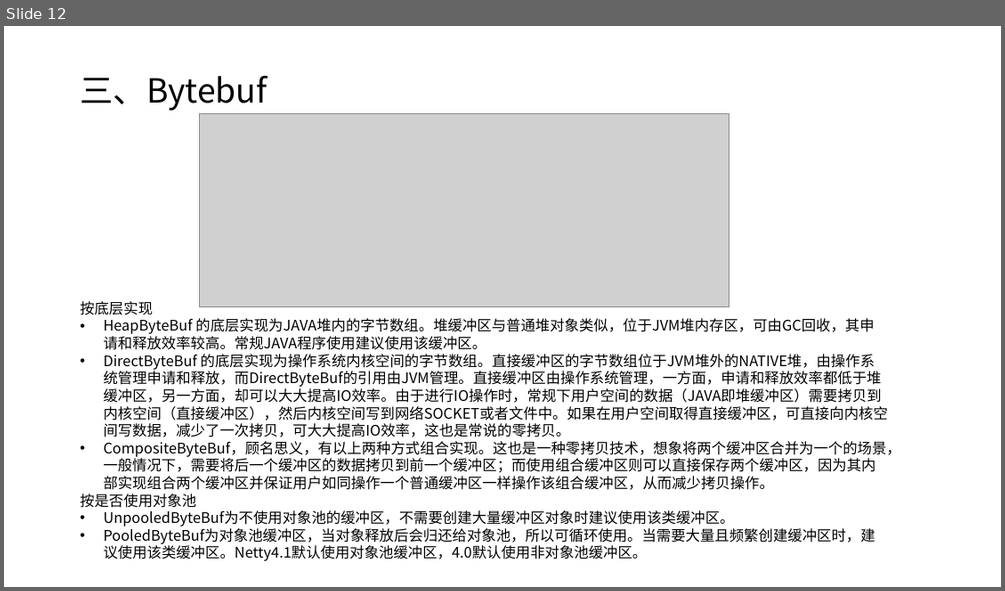
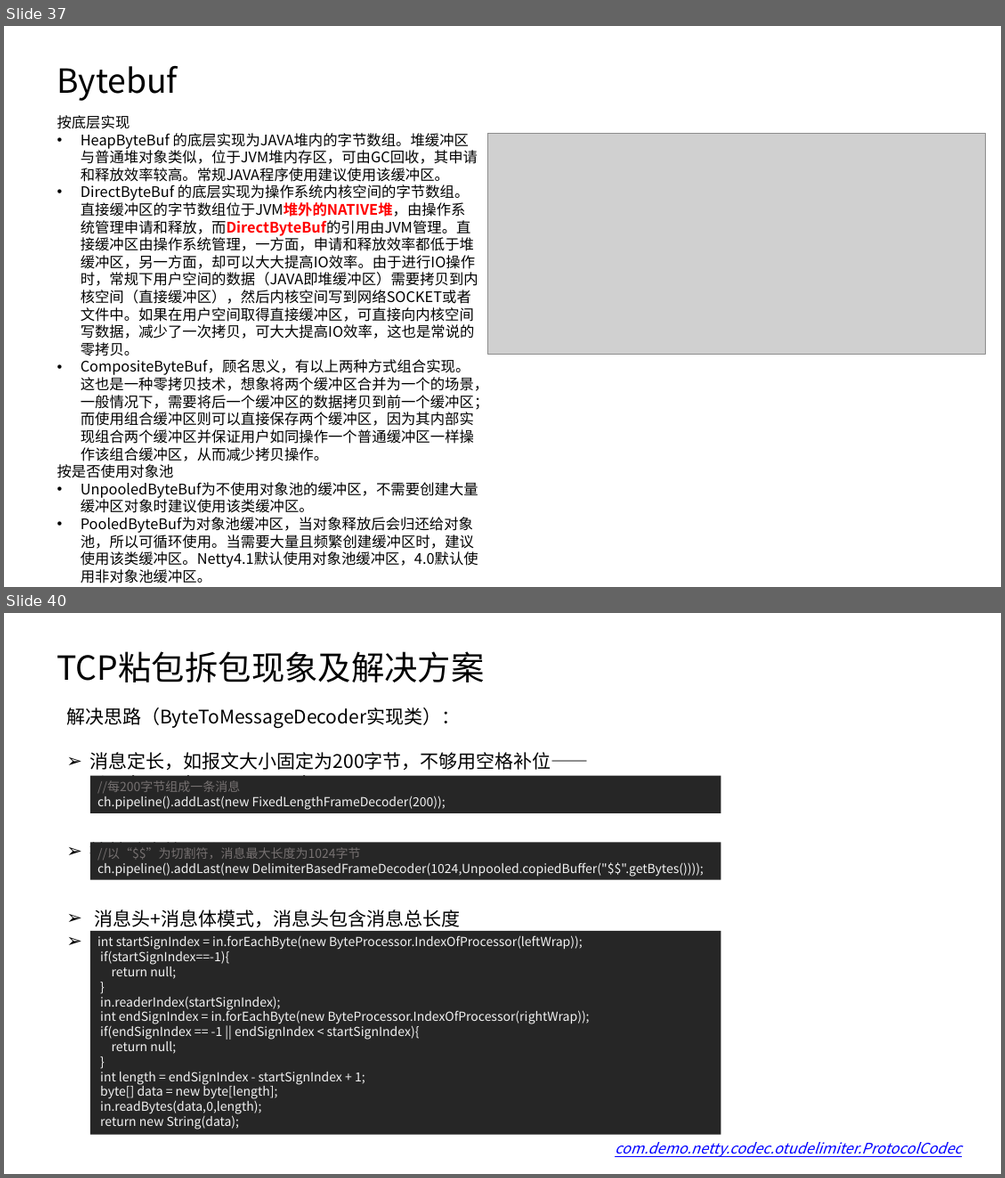
Before and after one commit to taomee517/netty-notes, a slide deck: Netty分享.pptx. Shown one above the other, each under a label of ours: slide 12 before the commit, slides 37 and 40 after it; the slides between them are not shown. The pictures are 1005x591 and 1005x1178 pixels, drawn with LibreOffice and Linux fonts; fonts in the diff are those of the drawing; grey boxes stand for pictures. Boxes give left, top, right and bottom in pixels: in the first picture for what was removed or moved away, otherwise in the second. Text is boxed around its words. In the diff, an @@ line names an element or a change of style, - is before the commit and + after.

```diff
--- a/Netty分享.pptx
+++ b/Netty分享.pptx
@@ slide 40 added at [4, 613, 1001, 1174], background #FFFFFF @@
@@ text added at [57, 651, 485, 682], 32 pt, text #000000 @@
+TCP粘包拆包现象及解决方案
@@ text added at [66, 707, 589, 952], 18 pt, text #000000 @@
+解决思路（ByteToMessageDecoder实现类）：
+➢ 消息定长，如报文大小固定为200字节，不够用空格补位——FixedLengthFrameDecoder
+➢ 按特殊字符切分——DelimiterBasedFrameDecoder>>
+➢ 消息头+消息体模式，消息头包含消息总长度
+➢ 自定义的应用层协议 如：OTU-（*xx|7|10c,100,100,....|）
@@ rectangle added at [90, 775, 721, 812], fill #262626, 12 pt, text #F2F2F2 @@
+//每200字节组成一条消息
+ch.pipeline().addLast(new FixedLengthFrameDecoder(200));
@@ rectangle added at [90, 842, 721, 879], fill #262626, 12 pt, text #F2F2F2 @@
+//以“$$”为切割符，消息最大长度为1024字节
+ch.pipeline().addLast(new DelimiterBasedFrameDecoder(1024,Unpooled.copiedBuffer("$$".getBytes())));
@@ rectangle added at [90, 931, 721, 1135], fill #262626, 12 pt, text #F2F2F2 @@
+int startSignIndex = in.forEachByte(new ByteProcessor.IndexOfProcessor(leftWrap));
+if(startSignIndex==-1){
+return null;
+}
+in.readerIndex(startSignIndex);
+int endSignIndex = in.forEachByte(new ByteProcessor.IndexOfProcessor(rightWrap));
+if(endSignIndex == -1 || endSignIndex < startSignIndex){
+return null;
+}
+int length = endSignIndex - startSignIndex + 1;
+byte[] data = new byte[length];
+in.readBytes(data,0,length);
+return new String(data);
@@ text added at [615, 1142, 962, 1157], 14 pt, text #0000FF, italic, underline @@
+com.demo.netty.codec.otudelimiter.ProtocolCodec
@@ what was slide 12 is now slide 37 @@
@@ slide 37 changed as well @@
@@ text at [57, 66, 178, 101]: text changed @@
-三、Bytebuf
+Bytebuf
@@ text "按底层实现": place and size @@
-text "按底层实现" at [80, 301, 901, 561]
+text "按底层实现" at [57, 115, 489, 583]
@@ picture: place and size @@
-picture at [199, 113, 728, 306]
+picture at [488, 133, 986, 354]
@@ text at [81, 184, 478, 356]: text colour #000000 to #FF0000, bold on in "的底层实现为操作系统内核空间的字节数组。直接缓冲区的字节数组位于JVM堆外的NATIVE堆，由操作系统管理申请和释放，而 ..." @@
```
Also in this commit, not shown: 5 other slides changed, 34 other slides added, 6 slides removed.
